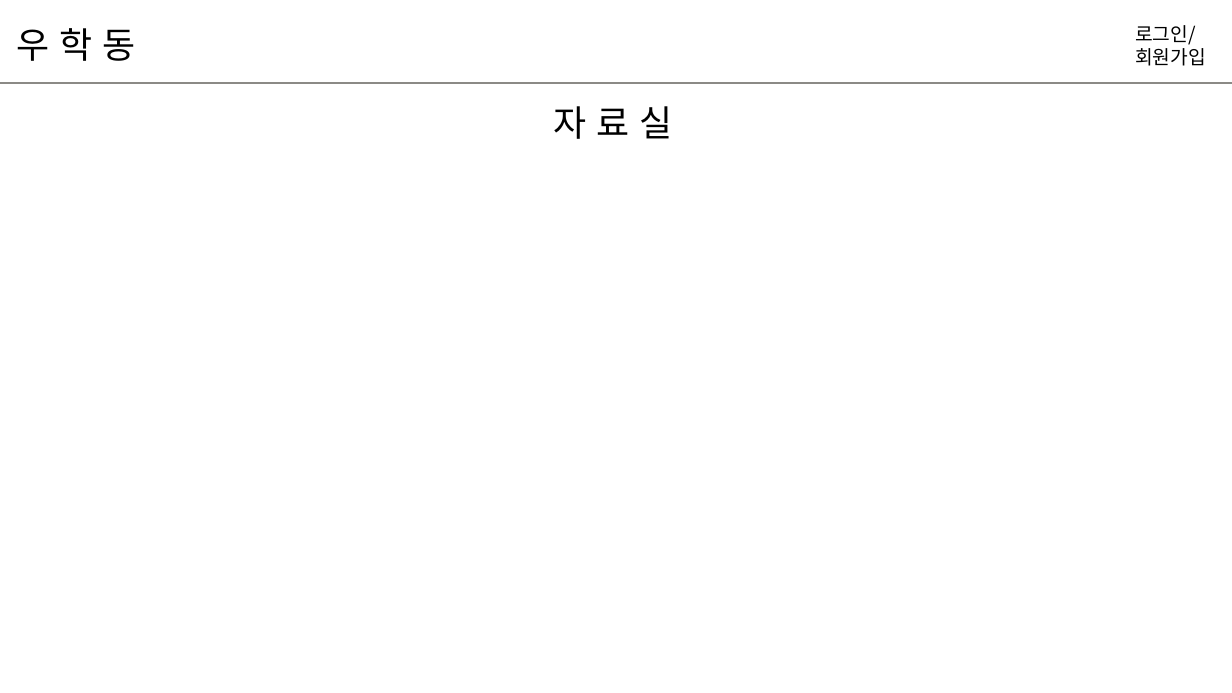
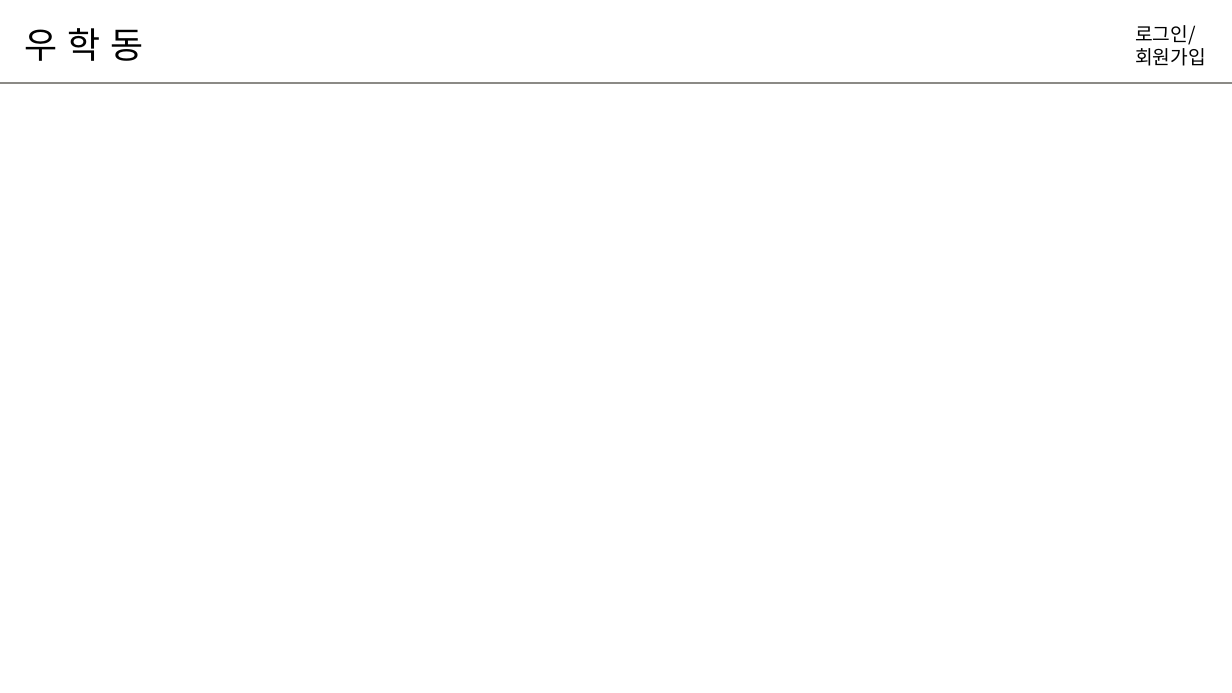
Before and after one commit to hyunniesss/ToyProject, a slide deck: slide 13 of document/와이어프레임/우학동_와이어프레임.pptx (slide 8 before the commit). Drawn at 1232x693 pixels with LibreOffice and Linux fonts; fonts in the diff are those of the drawing. Boxes give left, top, right and bottom in pixels: in the first picture for what was removed or moved away, otherwise in the second. Text is boxed around its words. In the diff, an @@ line names an element or a change of style, - is before the commit and + after.

```diff
--- a/document/와이어프레임/우학동_와이어프레임.pptx
+++ b/document/와이어프레임/우학동_와이어프레임.pptx
@@ text "우 학 동": place and size @@
-text "우 학 동" at bbox=[16, 28, 135, 61]
+text "우 학 동" at bbox=[25, 28, 144, 61]
@@ text removed at bbox=[554, 106, 673, 139] @@
-자 료 실
```
Also in this commit, not shown: 16 other slides changed, 3 slides added.
